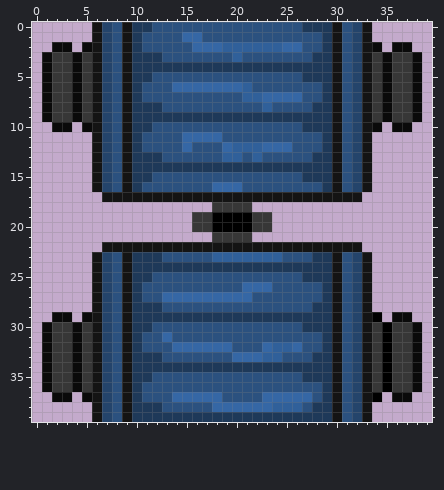
Edited in one commit: pixel-art sprite (img/truck_body_vertical.png). Above, as it was before the edit.
The file is 40x40 pixels.
After the commit:
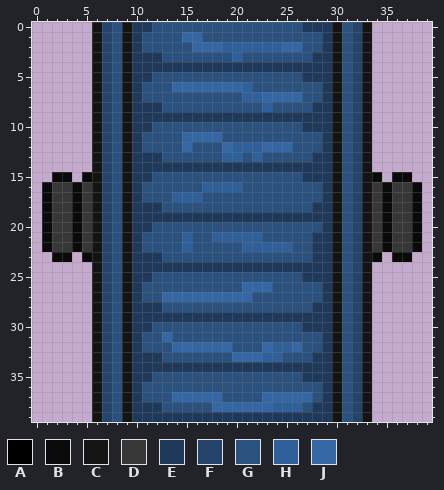
Palette (. is transparent): A #000000  B #0a0a0a  C #141414  D #373737  E #1e3959  F #24446b  G #2b517f  H #30609a  J #3567a5
What changed:
@@ x 0..39 @@
  1 ......CFGCEGGGGJJGGGGGGGGGGGGECGFC......
- 2 ..BB.BCFGCEGGGGGJJJHHHHHHJJGGECGFCB.BB..
- 3 .BDDBDCFGCEEEGGGGGGGHGGGGGGGEECGFCDBDDB.
- 4 .BDDBDCFGCEEEEEEEEEEEEEEEEEEEECGFCDBDDB.
- 5 .BDDBDCFGCEEGGGGGGGGGGGGGGGEEECGFCDBDDB.
- 6 .BDDBDCFGCEGGGJJJJJJJHGGGGGGGECGFCDBDDB.
- 7 .BDDBDCFGCEGGGGGGGGGGHHJJJJGGECGFCDBDDB.
- 8 .BDDBDCFGCEEEGGGGGGGGGGHGGGGEECGFCDBDDB.
- 9 .BDDBDCFGCEEEEEEEEEEEEEEEEEEEECGFCDBDDB.
-10 ..BB.BCFGCEEGGGGGGGGGGGGGGGEEECGFCB.BB..
+ 2 ......CFGCEGGGGGJJJHHHHHHJJGGECGFC......
+ 3 ......CFGCEEEGGGGGGGHGGGGGGGEECGFC......
+ 4 ......CFGCEEEEEEEEEEEEEEEEEEEECGFC......
+ 5 ......CFGCEEGGGGGGGGGGGGGGGEEECGFC......
+ 6 ......CFGCEGGGJJJJJJJHGGGGGGGECGFC......
+ 7 ......CFGCEGGGGGGGGGGHHJJJJGGECGFC......
+ 8 ......CFGCEEEGGGGGGGGGGHGGGGEECGFC......
+ 9 ......CFGCEEEEEEEEEEEEEEEEEEEECGFC......
+10 ......CFGCEEGGGGGGGGGGGGGGGEEECGFC......
 11 ......CFGCEGGGGJJJJGGGGGGGGGGECGFC......
@@ x 0..39 @@
 14 ......CFGCEEEEEEEEEEEEEEEEEEEECGFC......
-15 ......CFGCEEGGGGGGGGGGGGGGGEEECGFC......
-16 ......CFGCEGGGGGGGJJJGGGGGGGGECGFC......
-17 .......CCCCCCCCCCCCCCCCCCCCCCCCCC.......
-18 ..................DDDD..................
-19 ................DDAAAADD................
-20 ................DDAAAADD................
-21 ..................DDDD..................
-22 .......CCCCCCCCCCCCCCCCCCCCCCCCCC.......
-23 ......CFGCEEEGGGGGHHHHHHHGGGEECGFC......
+15 ..BB.BCFGCEEGGGGGGGGGGGGGGGEEECGFCB.BB..
+16 .BDDBDCFGCEGGGGGGHHHHGGGGGGGGECGFCDBDDB.
+17 .BDDBDCFGCEGGGHHHGGGGGGGGGGGGECGFCDBDDB.
+18 .BDDBDCFGCEEEGGGGGGGGGGGGGGGEECGFCDBDDB.
+19 .BDDBDCFGCEEEEEEEEEEEEEEEEEEEECGFCDBDDB.
+20 .BDDBDCFGCEEGGGGGGGGGGGGGGGGGECGFCDBDDB.
+21 .BDDBDCFGCEGGGGHGGHHHHHGGGGGEECGFCDBDDB.
+22 .BDDBDCFGCEGGGGHGGGGGHHHHHGGEECGFCDBDDB.
+23 ..BB.BCFGCEEEGGGGGGGGGGGGGGGEECGFCB.BB..
 24 ......CFGCEEEEEEEEEEEEEEEEEEEECGFC......
@@ x 0..39 @@
 28 ......CFGCEEEGGGGGGGGGGGGGGGEECGFC......
-29 ..BB.BCFGCEEEEEEEEEEEEEEEEEEEECGFCA.BB..
-30 .BDDBDCFGCEEGGGGGGGGGGGGGGGEEECGFCDADDB.
-31 .BDDBDCFGCEGGJGGGGGGGGGGGGGGGECGFCDADDB.
-32 .BDDBDCFGCEGGGJJJJJJGGGJHHJGGECGFCDADDB.
-33 .BDDBDCFGCEEEGGGGGGGJJJHHGGGEECGFCDADDB.
-34 .BDDBDCFGCEEEEEEEEEEEEEEEEEEEECGFCDADDB.
-35 .BDDBDCFGCEEGGGGGGGGGGGGGGGEEECGFCDADDB.
-36 .BDDBDCFGCEGGGGGGGGGGGGGGGGGGECGFCDADDB.
-37 ..BB.BCFGCEGGGJJJJJGGGGJJJJJGECGFCA.BB..
+29 ......CFGCEEEEEEEEEEEEEEEEEEEECGFC......
+30 ......CFGCEEGGGGGGGGGGGGGGGEEECGFC......
+31 ......CFGCEGGJGGGGGGGGGGGGGGGECGFC......
+32 ......CFGCEGGGJJJJJJGGGJHHJGGECGFC......
+33 ......CFGCEEEGGGGGGGJJJHHGGGEECGFC......
+34 ......CFGCEEEEEEEEEEEEEEEEEEEECGFC......
+35 ......CFGCEEGGGGGGGGGGGGGGGEEECGFC......
+36 ......CFGCEGGGGGGGGGGGGGGGGGGECGFC......
+37 ......CFGCEGGGJJJJJGGGGJJJJJGECGFC......
 38 ......CFGCEEEGGGGGJJJJJJHHHGEECGFC......
Pixel boxes of the changes (left, top, right, bottom) in both pictures:
erased: (42, 42, 92, 132)
erased: (372, 42, 422, 132)
changed: (42, 172, 422, 262)
erased: (42, 312, 92, 402)
erased: (372, 312, 422, 402)
